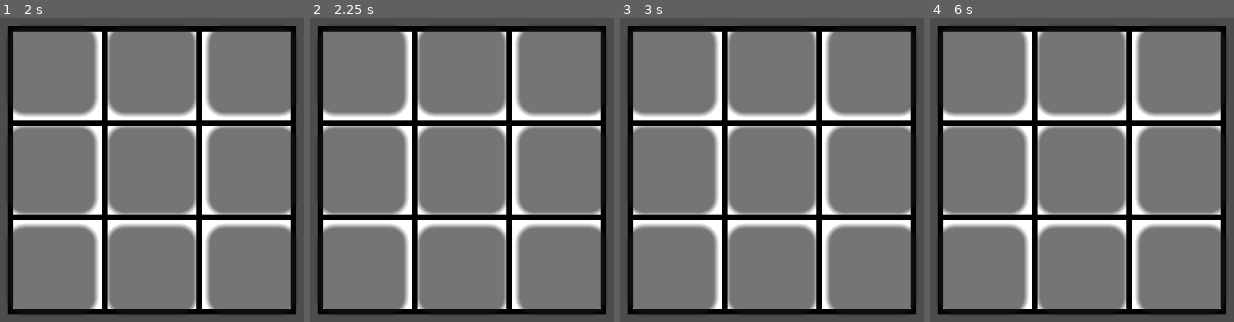
Above: before the commit, frames 1-4 (left to right).
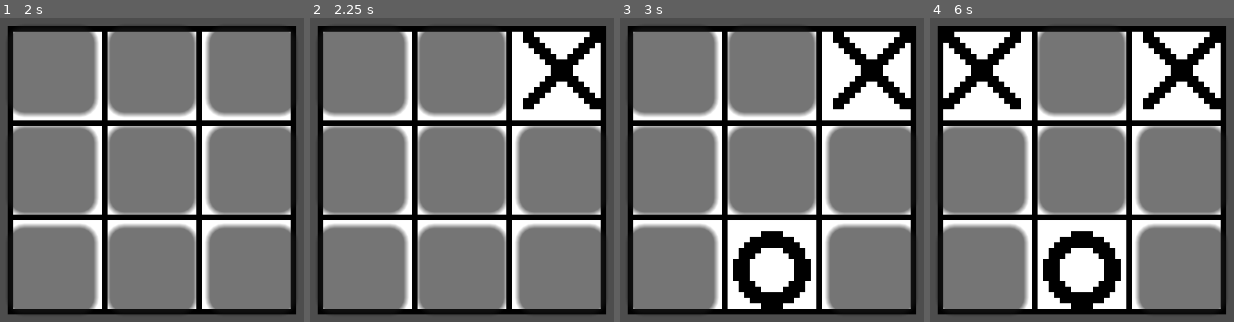
Above: after the commit, the same moments.

Repository: AndyDrewE/TicTacToeTorus
Game: Godot game, scene res://Scene/tic_tac_toe_2d.tscn
Two runs of this game, one before a commit and one after it. Both use one fixed random seed, a clock stepped at 60 frames per second and the inputs below. This scene is started directly instead of the project's main scene.
Inputs (mouse positions are in pixels of both pictures, inside the frame that each line leads up to):
- Up to frame 1 (2 s): tap Enter at 0.5 s; move the mouse to (outside the picture) at 0.52 s; click (outside the picture) at 0.67 s; tap Space at 1.25 s; move the mouse to (outside the picture) at 1.27 s; click (outside the picture) at 1.42 s
- Up to frame 2 (2.25 s): tap Enter at 2 s; move the mouse to (547, 69) at 2.02 s; click (547, 69) at 2.17 s
- Up to frame 3 (3 s): tap Space at 2.75 s; move the mouse to (738, 258) at 2.77 s; click (738, 258) at 2.92 s
- Up to frame 4 (6 s): tap Enter at 3.5 s; move the mouse to (outside the picture) at 3.52 s; click (outside the picture) at 3.67 s; tap Space at 4.25 s; move the mouse to (outside the picture) at 4.27 s; click (outside the picture) at 4.42 s; move the mouse to (1127, 166) at 5.02 s; click (1127, 166) at 5.17 s; move the mouse to (966, 54) at 5.77 s; click (966, 54) at 5.92 s

Frame 1 is identical in both runs. In frame 2, 7.7% of the frame differs, in the area x 67-96%, y 4-33%; in frame 3, 16%; in frame 4, 23%, in the area x 4-96%, y 4-96%.

Commit message:
Basic Functionality

Diff:
--- a/Scene/tic_tac_toe_2d.tscn
+++ b/Scene/tic_tac_toe_2d.tscn
@@ -1,7 +1,8 @@
-[gd_scene load_steps=3 format=3 uid="uid://cymxqfmcvmhlq"]
+[gd_scene load_steps=4 format=3 uid="uid://cymxqfmcvmhlq"]
 
 [ext_resource type="Texture2D" uid="uid://8ak3t7ipgr1x" path="res://Assets/TicTacToeBoard.png" id="1_0nk7m"]
 [ext_resource type="Script" path="res://Scripts/tic_tac_toe_2d.gd" id="2_ofpme"]
+[ext_resource type="Script" path="res://Scripts/boxes.gd" id="3_fsm8g"]
 
 [node name="tic_tac_toe_2D" type="TextureRect"]
 custom_minimum_size = Vector2(52, 52)
@@ -21,38 +22,55 @@
 theme_override_constants/v_separation = 2
 columns = 3
 
-[node name="top_left" type="PanelContainer" parent="board_grid"]
+[node name="top_left" type="Panel" parent="board_grid"]
 custom_minimum_size = Vector2(16, 16)
 layout_mode = 2
+script = ExtResource("3_fsm8g")
+index = Vector2i(-1, 1)
 
-[node name="top_middle" type="PanelContainer" parent="board_grid"]
+[node name="top_middle" type="Panel" parent="board_grid"]
 custom_minimum_size = Vector2(16, 16)
 layout_mode = 2
+script = ExtResource("3_fsm8g")
+index = Vector2i(0, 1)
 
-[node name="top_right" type="PanelContainer" parent="board_grid"]
+[node name="top_right" type="Panel" parent="board_grid"]
 custom_minimum_size = Vector2(16, 16)
 layout_mode = 2
+script = ExtResource("3_fsm8g")
+index = Vector2i(1, 1)
 
-[node name="middle_left" type="PanelContainer" parent="board_grid"]
+[node name="middle_left" type="Panel" parent="board_grid"]
 custom_minimum_size = Vector2(16, 16)
 layout_mode = 2
+script = ExtResource("3_fsm8g")
+index = Vector2i(-1, 0)
 
-[node name="middle_middle" type="PanelContainer" parent="board_grid"]
+[node name="middle_middle" type="Panel" parent="board_grid"]
 custom_minimum_size = Vector2(16, 16)
 layout_mode = 2
+script = ExtResource("3_fsm8g")
 
-[node name="middle_right" type="PanelContainer" parent="board_grid"]
+[node name="middle_right" type="Panel" parent="board_grid"]
 custom_minimum_size = Vector2(16, 16)
 layout_mode = 2
+script = ExtResource("3_fsm8g")
+index = Vector2i(1, 0)
 
-[node name="bottom_left" type="PanelContainer" parent="board_grid"]
+[node name="bottom_left" type="Panel" parent="board_grid"]
 custom_minimum_size = Vector2(16, 16)
 layout_mode = 2
+script = ExtResource("3_fsm8g")
+index = Vector2i(-1, -1)
 
-[node name="bottom_middle" type="PanelContainer" parent="board_grid"]
+[node name="bottom_middle" type="Panel" parent="board_grid"]
 custom_minimum_size = Vector2(16, 16)
 layout_mode = 2
+script = ExtResource("3_fsm8g")
+index = Vector2i(0, -1)
 
-[node name="bottom_right" type="PanelContainer" parent="board_grid"]
+[node name="bottom_right" type="Panel" parent="board_grid"]
 custom_minimum_size = Vector2(16, 16)
 layout_mode = 2
+script = ExtResource("3_fsm8g")
+index = Vector2i(1, -1)
--- /dev/null
+++ b/Scripts/boxes.gd
@@ -0,0 +1,5 @@
+## boxes.gd
+
+extends Panel
+
+@export var index = Vector2i(0,0)
--- a/Scripts/tic_tac_toe_2d.gd
+++ b/Scripts/tic_tac_toe_2d.gd
@@ -1,7 +1,7 @@
 extends TextureRect
 
 @onready var board_grid = $board_grid
-@onready var panels = board_grid.get_children()
+@onready var boxes = board_grid.get_children()
 
 var CROSS_TEX = preload("res://Assets/cross.png")
 var CIRCLE_TEX = preload("res://Assets/circle.png")
@@ -9,11 +9,15 @@
 var cross_style : StyleBoxTexture
 var circle_style : StyleBoxTexture
 
+##GAME CONTROLLER STUFF
+var turn_counter = 0
+
+
 # Called when the node enters the scene tree for the first time.
 func _ready():
 	board_grid.size = size
-	for panel in panels:
-		print(panel)
+	for box in boxes:
+		box.gui_input.connect(box_gui_input.bind(box))
 
 	cross_style = StyleBoxTexture.new()
 	circle_style = StyleBoxTexture.new()
@@ -27,7 +31,17 @@
 	pass
 
 
-func panel_gui_input(event : InputEvent, panel : Panel):
+func box_gui_input(event : InputEvent, box : Panel):
+	var box_style = box.get('theme_override_styles/panel')
 	if event is InputEventMouseButton:
 		if event.button_index == MOUSE_BUTTON_LEFT && event.pressed:
-			print(panel)
+			if box_style != null:
+				print("Pick somewhere else")
+			else:
+				## X's turn
+				if turn_counter % 2 == 0:
+					box.set('theme_override_styles/panel',cross_style)
+					turn_counter += 1
+				elif turn_counter %2 == 1:
+					box.set('theme_override_styles/panel', circle_style)
+					turn_counter += 1
--- a/project.godot
+++ b/project.godot
@@ -15,6 +15,10 @@
 config/features=PackedStringArray("4.2", "Forward Plus")
 config/icon="res://icon.svg"
 
+[dotnet]
+
+project/assembly_name="TicTacToeTorus"
+
 [editor_plugins]
 
 enabled=PackedStringArray("res://addons/draw3d/plugin.cfg")
